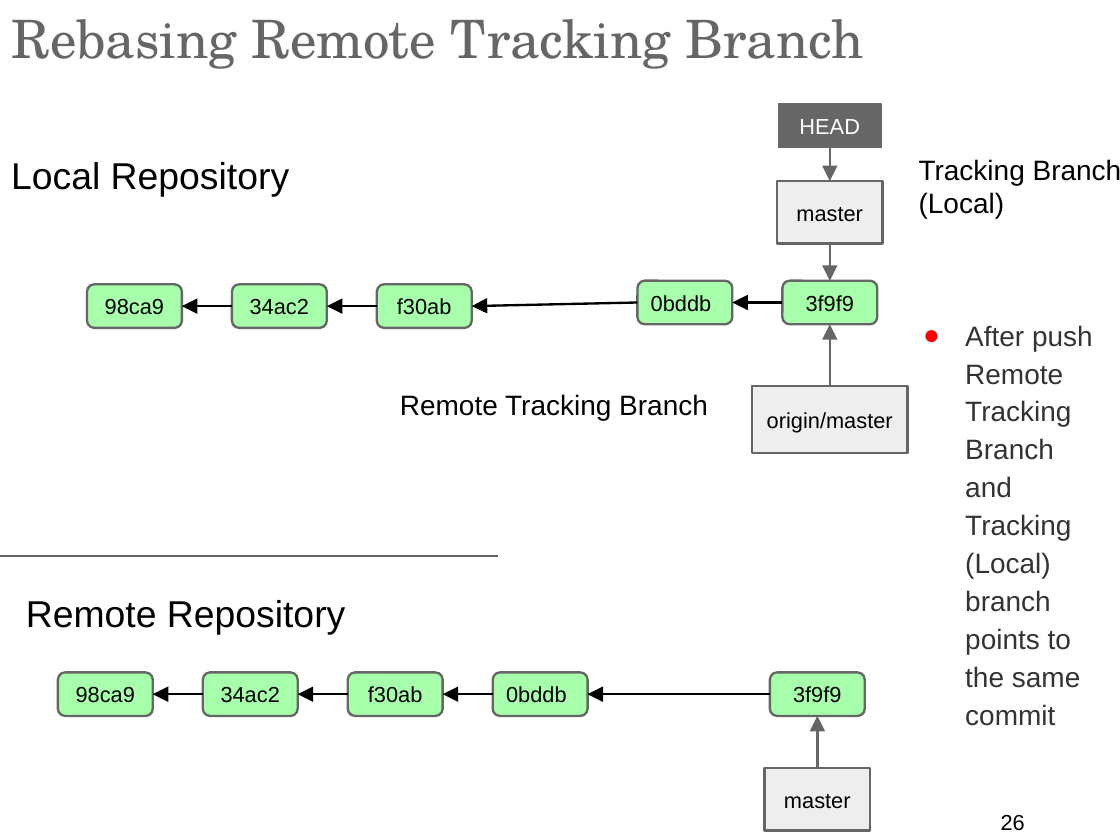
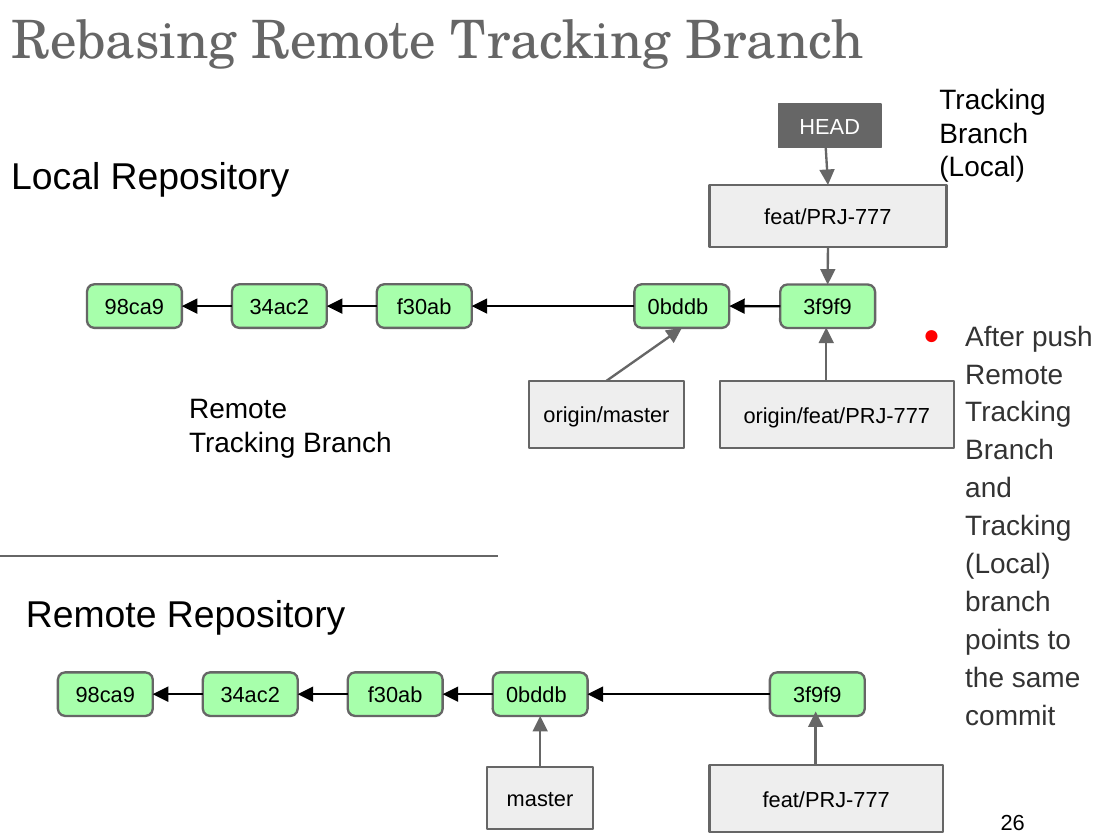
Before and after one commit to ilyaro/mysite, a slide deck: slide 26 of WorkStuff/Courses/Git/Git_General_Training_Lab/Git_General_Training_ap.ppt.pptx. Drawn at 1120x840 pixels with LibreOffice and Linux fonts; fonts in the diff are those of the drawing. Boxes give left, top, right and bottom in pixels: in the first picture for what was removed or moved away, otherwise in the second. Text is boxed around its words. In the diff, an @@ line names an element or a change of style, - is before the commit and + after.

Commit message:
Feature branch

```diff
--- a/WorkStuff/Courses/Git/Git_General_Training_Lab/Git_General_Training_ap.ppt.pptx
+++ b/WorkStuff/Courses/Git/Git_General_Training_Lab/Git_General_Training_ap.ppt.pptx
@@ text "Tracking Branch (Local)" rewrapped from (919,159,1120,219) to (939,88,1045,182) @@
@@ arrow moved from (830, 141) - (830, 181) to (825, 144) - (828, 185) @@
@@ rectangle "feat/PRJ-777": place and size @@
-rectangle "feat/PRJ-777" at (777,181,883,244)
+rectangle "feat/PRJ-777" at (709,185,946,248)
@@ text in rectangle at (764,208,891,225): text changed @@
-master
+feat/PRJ-777
@@ arrow moved from (830, 243) - (830, 281) to (828, 248) - (828, 284) @@
@@ arrow moved from (637, 302) - (472, 306) to (634, 306) - (472, 306) @@
@@ arrow added from (607, 381) to (682, 328), #666666 1.5 pt @@
@@ arrow moved from (783, 302) - (732, 302) to (781, 306) - (729, 306) @@
@@ arrow moved from (830, 386) - (830, 325) to (827, 380) - (827, 328) @@
@@ text "Remote Tracking Branch" rewrapped from (400,394,708,420) to (189,398,392,457) @@
@@ rectangle "origin/master": place and size @@
-rectangle "origin/master" at (753,386,907,454)
+rectangle "origin/master" at (529,381,683,448)
@@ rectangle added at (720,381,954,448), fill #EEEEEE, outline #666666 1.5 pt, 14 pt, text #000000 @@
+origin/feat/PRJ-777
@@ arrow moved from (818, 768) - (818, 716) to (540, 767) - (540, 716) @@
@@ arrow added from (815, 764) to (815, 711), #666666 1.5 pt @@
@@ rectangle "master": place and size @@
-rectangle "master" at (765,768,870,831)
+rectangle "master" at (487,767,592,830)
@@ rectangle added at (709,765,943,832), fill #EEEEEE, outline #666666 1.5 pt, 14 pt, text #000000 @@
+feat/PRJ-777
```
Also in this commit, not shown: 7 other slides changed.
